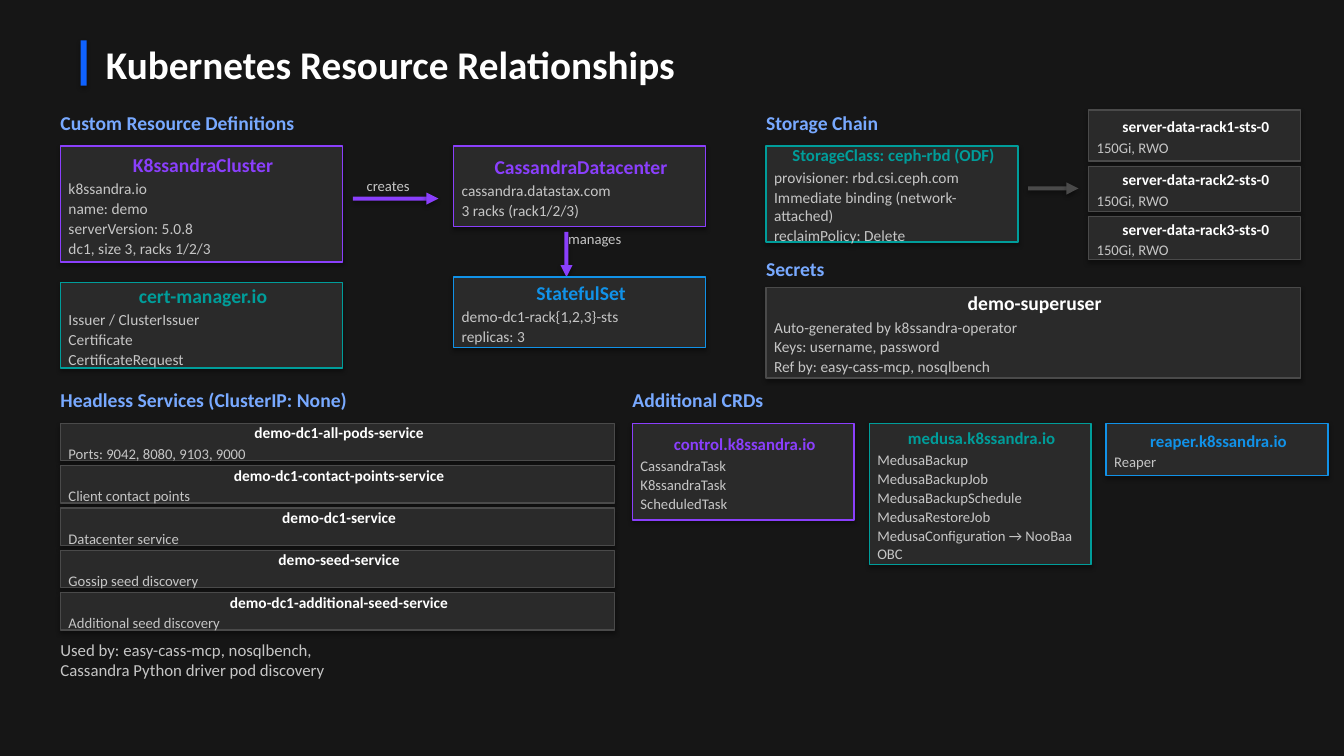
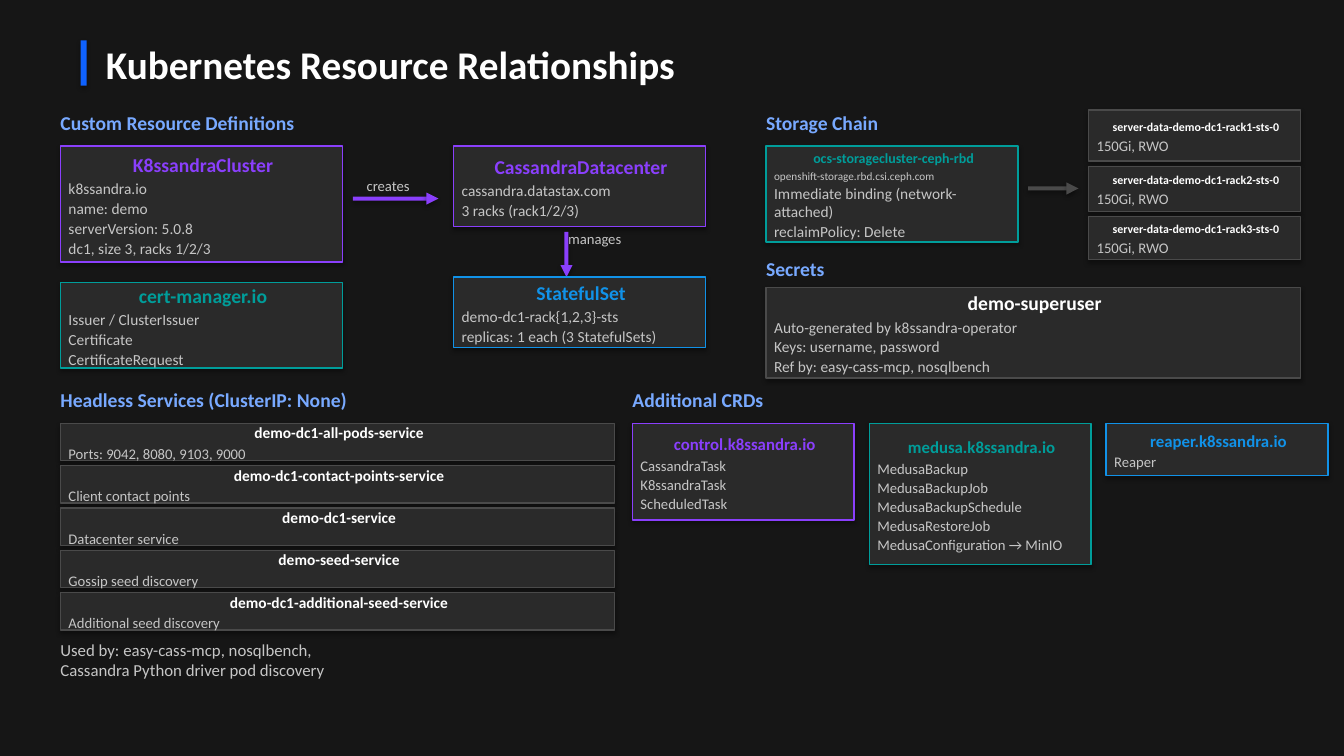
Before and after one commit to jamesc127/k8ssandra-mcp-workshop, a slide deck: slide 9 of k8ssandra-reference-architecture.pptx. Drawn at 1344x756 pixels with LibreOffice and Linux fonts; fonts in the diff are those of the drawing. Boxes give left, top, right and bottom in pixels: in the first picture for what was removed or moved away, otherwise in the second. Text is boxed around its words. In the diff, an @@ line names an element or a change of style, - is before the commit and + after.

```diff
--- a/k8ssandra-reference-architecture.pptx
+++ b/k8ssandra-reference-architecture.pptx
@@ text in rectangle at (x1=1113, y1=122, x2=1280, y2=131): text changed; size 11 to 8.5 pt @@
-server-data-rack1-sts-0
+server-data-demo-dc1-rack1-sts-0
@@ text in rectangle at (x1=774, y1=153, x2=974, y2=182): text changed; size 11 to 8 pt @@
-StorageClass: ceph-rbd (ODF)
-provisioner: rbd.csi.ceph.com
+ocs-storagecluster-ceph-rbd
+openshift-storage.rbd.csi.ceph.com
@@ text in rectangle at (x1=1113, y1=175, x2=1280, y2=184): text changed; size 11 to 8.5 pt @@
-server-data-rack2-sts-0
+server-data-demo-dc1-rack2-sts-0
@@ text in rectangle at (x1=1113, y1=224, x2=1280, y2=233): text changed; size 11 to 8.5 pt @@
-server-data-rack3-sts-0
+server-data-demo-dc1-rack3-sts-0
@@ text in rectangle at (x1=462, y1=331, x2=657, y2=345): text changed @@
-replicas: 3
+replicas: 1 each (3 StatefulSets)
@@ text in rectangle at (x1=877, y1=540, x2=1062, y2=553): text changed @@
-MedusaConfiguration → NooBaa OBC
+MedusaConfiguration → MinIO
```
Also in this commit, not shown: 13 other slides changed, 1 slide removed.
